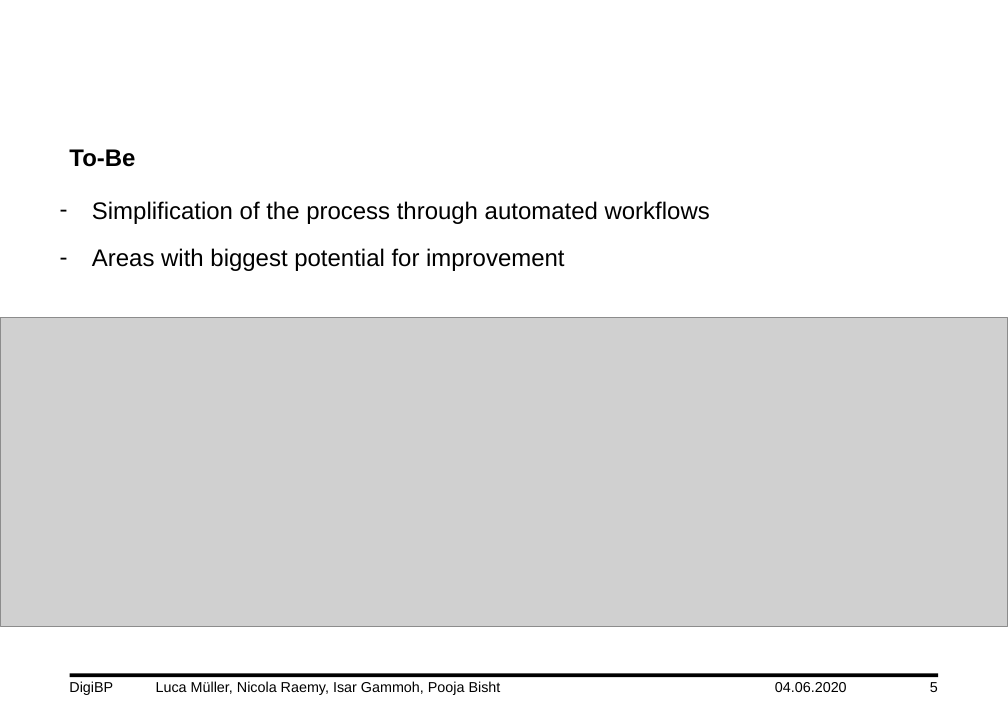
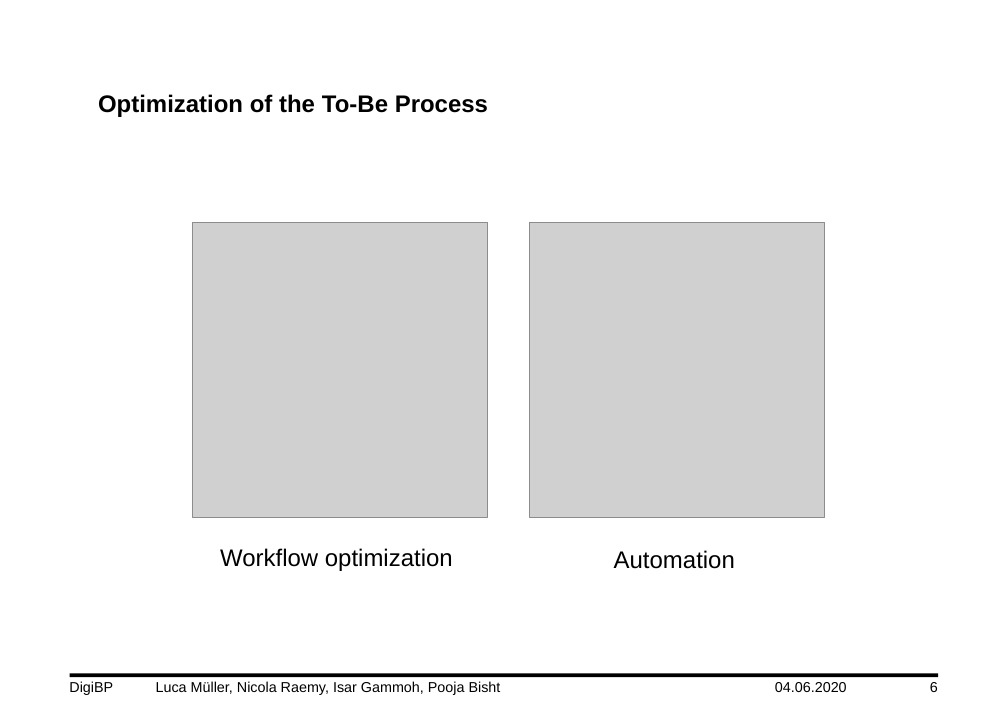
Before and after one commit to DigiBP/DigiBP_DanishBlue, a slide deck: slide 6 of Presentation/DigiBP_DanishBlue_Presentation_V4.pptx (slide 5 before the commit). Drawn at 1008x713 pixels with LibreOffice and Linux fonts; fonts in the diff are those of the drawing; grey boxes stand for pictures; background and template pictures are left out. Boxes give left, top, right and bottom in pixels: in the first picture for what was removed or moved away, otherwise in the second. Text is boxed around its words. In the diff, an @@ line names an element or a change of style, - is before the commit and + after.

Commit message:
new presentation

```diff
--- a/Presentation/DigiBP_DanishBlue_Presentation_V4.pptx
+++ b/Presentation/DigiBP_DanishBlue_Presentation_V4.pptx
@@ title added at (98, 94, 488, 117), 20 pt, text #000000, bold @@
+Optimization of the To-Be Process
@@ text removed at (69, 149, 135, 167) @@
-To-Be
@@ text removed at (92, 201, 710, 271) @@
-– Simplification of the process through automated workflows
-– Areas with biggest potential for improvement
@@ picture added at (193, 222, 488, 517) @@
@@ picture added at (529, 222, 824, 517) @@
@@ picture removed at (0, 317, 1008, 626) @@
@@ text added at (220, 548, 453, 571), 20 pt, text #000000 @@
+Workflow optimization
@@ text added at (614, 550, 735, 569), 20 pt, text #000000 @@
+Automation
@@ page number at (930, 682, 938, 692): text changed @@
-5
+6
```
Also in this commit, not shown: 4 other slides changed, 3 slides added, 1 slide removed.
